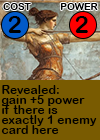
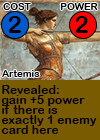
Layers edited between the first and the second w=100, h=140 image:
added layer "Artemis" above "COST" over [2, 70, 40, 77]
